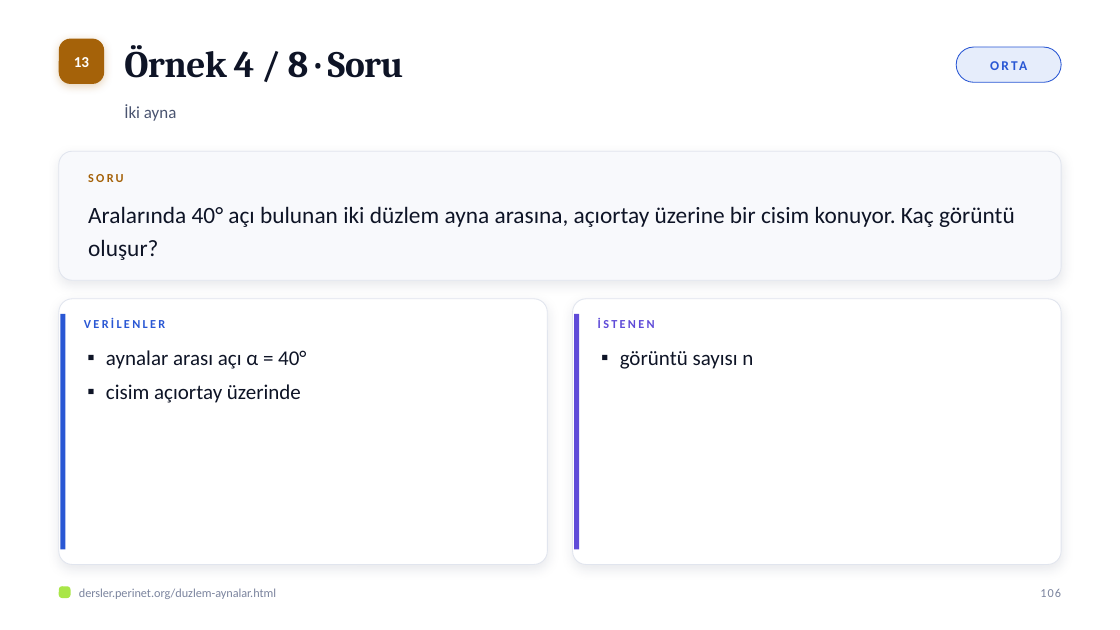
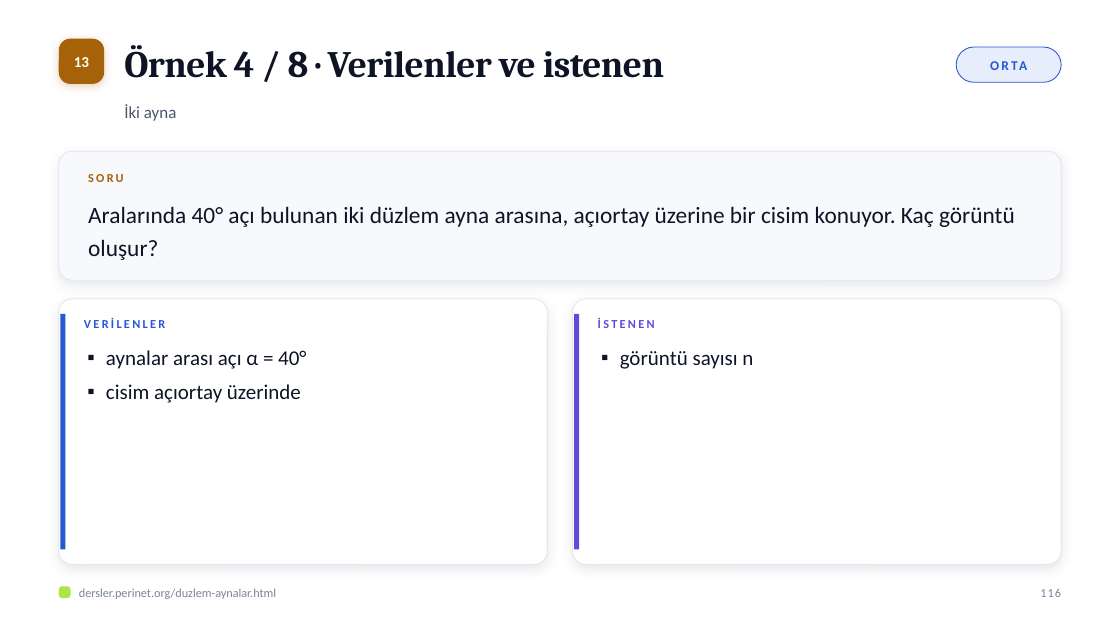
Before and after one commit to elestirmen/dersler, a slide deck: slide 116 of dist/sunum/duzlem-aynalar.pptx (slide 106 before the commit). Drawn at 1120x630 pixels with LibreOffice and Linux fonts; fonts in the diff are those of the drawing. Boxes give left, top, right and bottom in pixels: in the first picture for what was removed or moved away, otherwise in the second. Text is boxed around its words. In the diff, an @@ line names an element or a change of style, - is before the commit and + after.

```diff
--- a/dist/sunum/duzlem-aynalar.pptx
+++ b/dist/sunum/duzlem-aynalar.pptx
@@ text at [124,45,664,78]: text changed @@
-Örnek 4 / 8 · Soru
+Örnek 4 / 8 · Verilenler ve istenen
@@ text at [1040,589,1061,597]: text changed @@
-106
+116
```
Also in this commit, not shown: 124 other slides changed, 14 slides added, 40 other files.
